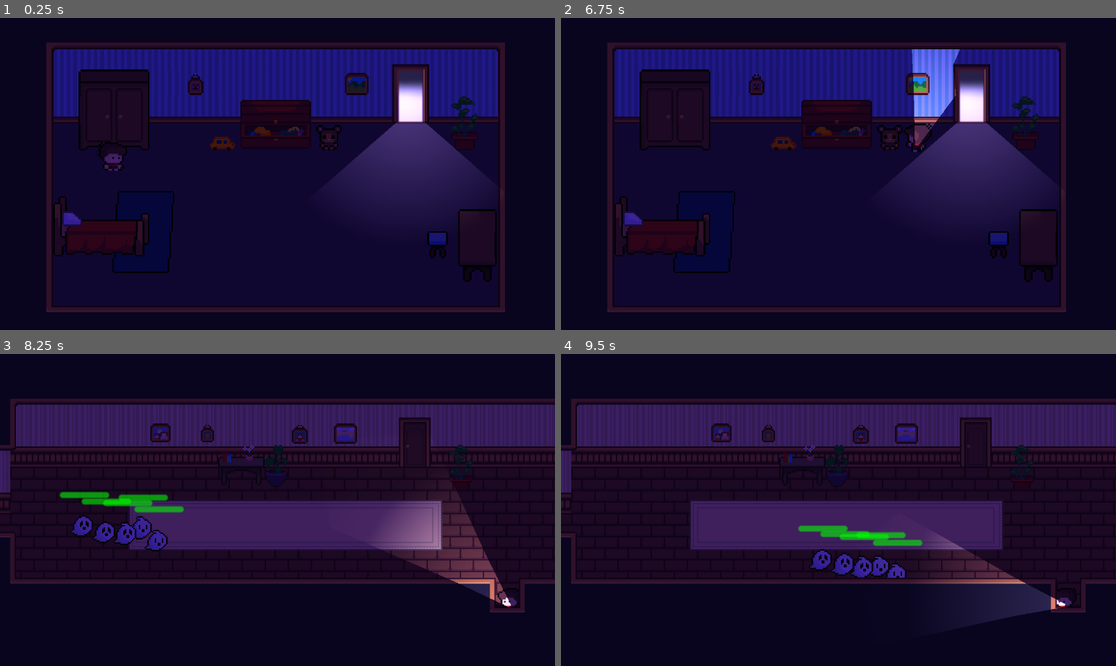
Above: before the commit, frames 1-4 (two rows, left to right).
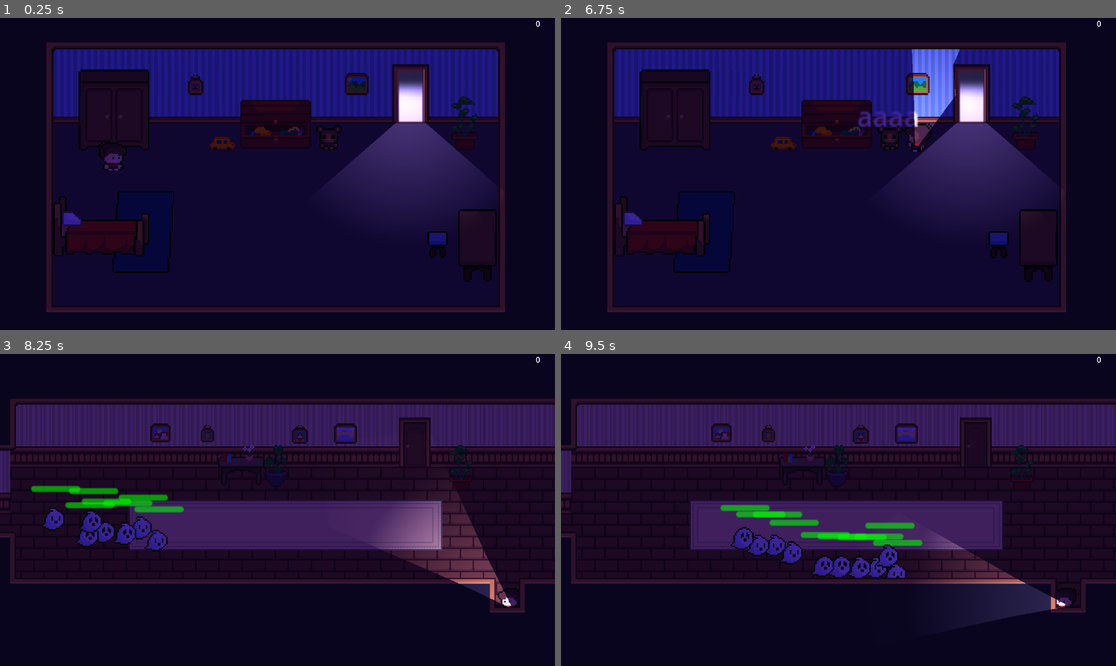
Above: after the commit, the same moments.

Repository: GabO-y/Game-Project_Comp.-Grafica
Game: Godot game, scene res://Cenas/House/House.tscn
The game is run twice, just before and just after one commit, with the same random seed, the same clock (stepped at 60 frames per second) and the same inputs.
Inputs (mouse positions are in pixels of both pictures, inside the frame that each line leads up to):
- Up to frame 1 (0.25 s): no input
- Up to frame 2 (6.75 s): tap Enter (ui_accept) at 0.5, 0.77, 1.52, 2.75, 3.02, 3.77, 4.52, 5.75, 6.02 s; move the mouse to (960, 158) at 0.52 s; hold Right (ui_right) 0.53-1.28 s; tap Space (dash) every 0.75 s from 0.6 to 6.6 s; move the mouse to (727, 189) at 1.27 s; hold Down (ui_down) 1.28-2.03 s; move the mouse to (894, 105) at 2.02 s; hold Right (ui_right) 2.03-2.78 s; move the mouse to (810, 236) at 2.77 s; hold Up (ui_up) 2.78-3.53 s; move the mouse to (1005, 220) at 3.52 s; hold Left (ui_left) 3.53-5.03 s; click (1005, 220) at 4.15 s; move the mouse to (672, 127) at 4.27 s; move the mouse to (866, 174) at 5.02 s; hold Down (ui_down) 5.03-5.78 s; move the mouse to (755, 96) at 5.77 s; hold Right (ui_right) 5.78-6.53 s; move the mouse to (960, 158) at 6.52 s; hold Up (ui_up) from 6.53 s (still down)
- Up to frame 3 (8.25 s): tap Enter (ui_accept) at 6.77, 7.52 s; move the mouse to (166, 525) at 7.27 s; release Up (ui_up) at 7.28 s; hold Right (ui_right) 7.28-8.03 s; tap Space (dash) at 7.35, 8.1 s; move the mouse to (333, 441) at 8.02 s; hold Down (ui_down) from 8.03 s (still down)
- Up to frame 4 (9.5 s): move the mouse to (810, 572) at 8.77 s; release Down (ui_down) at 8.78 s; hold Left (ui_left) from 8.78 s (still down); tap Space (dash) at 8.85 s; tap Enter (ui_accept) at 9.02 s

The runs differ from the first frame. In frame 1, less than 0.1% of the frame differs, in the area x 96-98%, y 0-3%; in frame 2, 0.4%; in frame 3, 1.2%; in frame 4, 2.9%, in the area x 28-98%, y 0-72%.

Commit message:
melhor organização e tratamento dos drops/items

Diff:
--- a/Cenas/Enemie/Spawner/enemy_spawaner.gd
+++ b/Cenas/Enemie/Spawner/enemy_spawaner.gd
@@ -23,6 +23,7 @@
 		#if ene.life <= 0:
 			#enemies.erase(ene)
 
+#	TODO: por um timer
 	if(time >= time_to_spawn && enemies_already_spawner < limit_spawn):
 		time = 0
 		enemies.append(spawanEmenie())
@@ -69,6 +70,7 @@
 
 	ene.enemy_die.connect(_free_enemy)
 	ene.enemy_die.connect(room._check_clear_by_ene_die)
+	ene.enemy_die.connect(room.manager.item_manager.try_drop)
 
 	add_child(ene)
 
--- a/Cenas/Enemie/enemy.gd
+++ b/Cenas/Enemie/enemy.gd
@@ -103,8 +103,6 @@
 
 	enemy_die.emit(self)
 
-	Globals.try_drop(body.global_position)
-
 	queue_free()
 
 func drop_logic():
@@ -115,8 +113,6 @@
 			#Globals.current_scene.add_child(item)
 			#item.global_position = global_position
 
-	print("asjkfhksdj")
-
 	var key = Globals.drop_key()
 
 	if key != null:
@@ -124,7 +120,6 @@
 		key.global_position = body.global_position
 	else:
 		Globals.generate_new_key.emit(null)
-
 
 func change_color_damage():
 	body.move_and_slide()
--- a/Cenas/House/House.tscn
+++ b/Cenas/House/House.tscn
@@ -1,13 +1,18 @@
-[gd_scene load_steps=5 format=3 uid="uid://cxexjlkqbs61u"]
+[gd_scene load_steps=7 format=3 uid="uid://cxexjlkqbs61u"]
 
 [ext_resource type="Script" uid="uid://c3svmxorsnj3i" path="res://Cenas/House/house.gd" id="1_rmjq6"]
 [ext_resource type="PackedScene" uid="uid://clp3coh5mf60x" path="res://Cenas/Player/Player.tscn" id="2_iqu7b"]
 [ext_resource type="PackedScene" uid="uid://b0ntae4uqgnun" path="res://Cenas/Rooms/RoomManager/RoomManager.tscn" id="4_6pdaa"]
 [ext_resource type="PackedScene" uid="uid://oapef3dqlad" path="res://Cenas/Menus/GameOver/TransactionScene.tscn" id="4_rmjq6"]
+[ext_resource type="PackedScene" uid="uid://bb4ttu771sbb6" path="res://Cenas/Interfaces/Chest/ChestMenu.tscn" id="5_iqu7b"]
 
-[node name="House" type="Node2D" node_paths=PackedStringArray("room_manager")]
+[sub_resource type="CircleShape2D" id="CircleShape2D_iqu7b"]
+
+[node name="House" type="Node2D" node_paths=PackedStringArray("player", "room_manager", "transiontion_scene")]
 script = ExtResource("1_rmjq6")
+player = NodePath("Player")
 room_manager = NodePath("RoomManager")
+transiontion_scene = NodePath("TransitionScene")
 
 [node name="RoomManager" parent="." instance=ExtResource("4_6pdaa")]
 position = Vector2(0, -2)
@@ -17,3 +22,23 @@
 
 [node name="TransitionScene" parent="." instance=ExtResource("4_rmjq6")]
 position = Vector2(-111, -80)
+
+[node name="ChestMenuInterativa" type="Node2D" parent="."]
+
+[node name="BearArea" type="Area2D" parent="ChestMenuInterativa"]
+position = Vector2(183, 72)
+
+[node name="CollisionShape2D" type="CollisionShape2D" parent="ChestMenuInterativa/BearArea"]
+shape = SubResource("CircleShape2D_iqu7b")
+
+[node name="MenuPopUp" type="Label" parent="ChestMenuInterativa"]
+offset_left = 164.0
+offset_top = 46.0
+offset_right = 204.0
+offset_bottom = 69.0
+text = "aaaa"
+metadata/_edit_use_anchors_ = true
+
+[node name="ChestMenu" parent="ChestMenuInterativa" node_paths=PackedStringArray("popup", "area") instance=ExtResource("5_iqu7b")]
+popup = NodePath("../MenuPopUp")
+area = NodePath("../BearArea")
--- a/Cenas/House/house.gd
+++ b/Cenas/House/house.gd
@@ -1,24 +1,18 @@
 extends Node2D
 
-@onready var player := $Player
-@onready var enemies: Array[Enemy]
-
-@onready var transaction_scene := $TransitionScene
-
+@export var player: Player
 @export var room_manager: RoomManager
+@export var transiontion_scene: TransitionScene
 
 func _ready() -> void:
-
 	room_manager.set_initial_room("SafeRoom")
-
 	Globals.player = player
 
+	room_manager.changed_room.connect(active_menu)
 
-func _physics_process(delta: float) -> void:
-	pass
-	#for room in room_manager.rooms:
-		#room = room as Room
-		#if room.name == "BossGhostRoom":
-			#for la in room.layers:
-				#la = la as TileMapLayer
-				#print(la.tile_set.get_physics_layer_collision_mask(0))
+# Como o canvasLayer tem que tá na cena main, é ele ativa e desativa o chestMenu
+# basedo no sinal que o room_manager tem, vendo se é o saferoom
+func active_menu():
+	var is_safe_room = room_manager.current_room.name == "SafeRoom"
+	$ChestMenuInterativa/ChestMenu.set_process(is_safe_room)
+	$ChestMenuInterativa.visible = is_safe_room
--- a/Cenas/Interfaces/Chest/chest_item.gd
+++ b/Cenas/Interfaces/Chest/chest_item.gd
@@ -20,12 +20,9 @@
 	item.item_name = item_name
 	item.price = price
 
-	print(item.accept_button)
-
 	item.accept_button.icon = icon
 
 	return item
-
 
 func _ready() -> void:
 	label_name.text = item_name
--- a/Cenas/Interfaces/Chest/chest_menu.gd
+++ b/Cenas/Interfaces/Chest/chest_menu.gd
@@ -94,6 +94,10 @@
 
 func show_menu():
 	if !menu: return
+
+	Globals.player.hud.visible = false
+	update_label_coins()
+
 	get_tree().paused = true
 	set_visible_menu(true)
 	menu.process_mode = Node.PROCESS_MODE_ALWAYS
@@ -102,6 +106,10 @@
 
 func hide_menu():
 	if !menu: return
+
+	if Globals.player:
+		Globals.player.hud.visible = true
+
 	get_tree().paused = false
 	set_visible_menu(false)
 	menu.process_mode = Node.PROCESS_MODE_INHERIT
@@ -138,6 +146,8 @@
 		hide_menu()
 
 func _buy_item(item: ChestItem):
+	Globals.player.coins -= item.price
+	update_label_coins()
 	item.queue_free()
 
 func _insuffient_coisn():
@@ -193,3 +203,7 @@
 
 func _on_power_ups_pressed() -> void:
 	tabCont.current_tab = 1
+
+func update_label_coins():
+	Globals.player.update_label_coins()
+	coins_label.text = str(Globals.player.coins)
--- /dev/null
+++ b/Cenas/Item/Item.tscn
@@ -0,0 +1,17 @@
+[gd_scene load_steps=3 format=3 uid="uid://dhr4yauog3de"]
+
+[ext_resource type="Script" uid="uid://beu2v85bs2cra" path="res://Cenas/Item/item.gd" id="1_s8mx0"]
+
+[sub_resource type="CircleShape2D" id="CircleShape2D_lon0t"]
+radius = 2.0
+
+[node name="Item" type="Node2D" node_paths=PackedStringArray("area")]
+script = ExtResource("1_s8mx0")
+area = NodePath("Area2D")
+
+[node name="Area2D" type="Area2D" parent="."]
+
+[node name="CollisionShape2D" type="CollisionShape2D" parent="Area2D"]
+shape = SubResource("CircleShape2D_lon0t")
+
+[connection signal="body_entered" from="Area2D" to="." method="_on_player_body_entered"]
--- /dev/null
+++ b/Cenas/Item/ItemManeger/ItemManeger.tscn
@@ -0,0 +1,10 @@
+[gd_scene load_steps=2 format=3 uid="uid://go8o3056gd8o"]
+
+[ext_resource type="Script" uid="uid://dls5rh7a8wod1" path="res://Cenas/Item/ItemManeger/item_maneger.gd" id="1_iceqi"]
+
+[node name="ItemManeger" type="Node2D" node_paths=PackedStringArray("items_node")]
+process_priority = 1
+script = ExtResource("1_iceqi")
+items_node = NodePath("Items")
+
+[node name="Items" type="Node2D" parent="."]
--- /dev/null
+++ b/Cenas/Item/ItemManeger/item_maneger.gd
@@ -0,0 +1,112 @@
+extends Node2D
+
+class_name ItemManager
+
+@export var room_manager: RoomManager
+# É para armazenar todos os items dropados numa sala
+@export var items_node: Node2D
+
+enum item_type {COIN}
+
+#var drops = {
+	#"comum": {"chance" : 0.5, "item": [
+		#"heart",
+		#"coin"
+	#]},
+	#"rare": {"chance": 0.7, "item": [
+		#"power"
+	#]}
+#}
+
+var drops = {
+	"comum": {"chance" : 0.0, "item": [
+		"coin"
+	]}
+}
+
+func _ready() -> void:
+
+	if room_manager == null:
+		push_error("ROOM MANAGER CAN'T BE NULL: ", get_path())
+		get_tree().quit()
+		return
+
+	process_mode = Node.PROCESS_MODE_ALWAYS
+
+static func create_item(item_name: String, pos: Vector2) -> Item:
+
+	var item: Item
+
+	match item_name:
+		"coin":  item = create_coin(pos)
+
+	return item
+
+static func create_coin(pos: Vector2) -> Item:
+	var item = load("res://Cenas/Item/Item.tscn").instantiate() as Item
+
+	item.global_position = pos
+	item.type = item_type.COIN
+
+	var spr = Sprite2D.new()
+	spr.texture = load("res://Assets/Objects/Coins/coin_test.png")
+
+	item.add_child(spr)
+	spr.global_position = pos
+
+	return item
+
+# Tenta dropar baseado no sinal que o inimigo emite quando morre
+func try_drop(ene: Enemy):
+
+	var pos = ene.body.global_position
+	var p = randf()
+
+	var item: String = ""
+
+	for i in drops.keys():
+		if p > drops[i]["chance"]:
+			item = drops[i]["item"].pick_random()
+
+	if not item.is_empty():
+		drop(item, pos)
+
+func drop(item: String, pos: Vector2):
+	var i = create_item(item, pos)
+
+	i.manager = self
+	i.collected.connect(_collect_item)
+
+	items_node.add_child(i)
+
+	# Caso vc consiga matar os monstros rapido o suficiente,
+	# há chance do sinal que é emitido para verificar se
+	# a sala atual está limpa, sejá associonado, antes do
+	# item entrar na cena, ai ele não percegue, ent verifaca aqui tbm
+	if room_manager.current_room.get_is_clear():
+		i.start_chase_player()
+
+# Fiz no caso do player trocar de sala, mas nem todos os items foram coletados
+# É ativado com "changed_room" do RoomManager
+func get_all_items():
+
+	items_node.visible = false
+
+	for item in items_node.get_children():
+		item.collected.emit(item)
+
+	items_node.visible = true
+# Chamado no Room
+func make_items_chase_player():
+	for item in items_node.get_children():
+		item = item as Item
+		item.start_chase_player()
+
+func _collect_item(item: Item):
+
+	match item.type:
+		item_type.COIN:
+			Globals.player.coins += 1
+			Globals.player.update_label_coins()
+
+	item.queue_free()
--- /dev/null
+++ b/Cenas/Item/item.gd
@@ -0,0 +1,49 @@
+extends Node2D
+
+class_name Item
+
+@export var sprite: Sprite2D
+@export var area: Area2D
+@export var manager: ItemManager
+
+var dist = 1
+var type
+
+var is_to_chase_player = false
+
+func _ready() -> void:
+
+	area.collision_mask = Globals.layers["player"]
+
+	z_index = 100
+	process_mode = Node.PROCESS_MODE_ALWAYS
+
+
+func _process(delta: float) -> void:
+	if is_to_chase_player:
+		chase_player()
+
+func chase_player():
+
+	var dir = global_position.direction_to(Globals.player_pos).normalized()
+
+	if global_position.distance_to(Globals.player_pos) < dist:
+		dir = Vector2.ZERO
+
+	position += dir * 3
+
+func start_chase_player():
+#   Sopostamente a logica de fazer uma curva antes de ir pro player, dps ir pro player
+
+	is_to_chase_player = true
+
+	print("start_chase_player: Item, precisa terminar")
+	pass
+
+func _on_player_body_entered(body: Node2D) -> void:
+	var player = body.get_parent() as Player
+	if player == null: return
+
+	collected.emit(self)
+
+signal collected(item: Item)
--- a/Cenas/LightArmor/Lantern/Lantern.tscn
+++ b/Cenas/LightArmor/Lantern/Lantern.tscn
@@ -19,6 +19,7 @@
 light_mask = 3
 visibility_layer = 3
 script = ExtResource("1_ix4eb")
+damage = 100
 area = NodePath("Light")
 
 [node name="Light" type="Area2D" parent="."]
--- a/Cenas/LightArmor/Lantern/lantern.gd
+++ b/Cenas/LightArmor/Lantern/lantern.gd
@@ -8,7 +8,6 @@
 
 func _ready() -> void:
 
-	damage = 2
 	energie = 10000
 
 	area.body_entered.connect(_ene_join_light)
--- a/Cenas/Menus/GameOver/transaction_scene.gd
+++ b/Cenas/Menus/GameOver/transaction_scene.gd
@@ -1,6 +1,9 @@
 extends Node2D
 
+class_name TransitionScene
+
 @onready var game_over_anim := $GameOver/AnimationPlayer
+
 
 func _finish_round(player: Player):
 
--- a/Cenas/Objects/Item.tscn
+++ /dev/null
@@ -1,6 +0,0 @@
-[gd_scene load_steps=2 format=3 uid="uid://dhr4yauog3de"]
-
-[ext_resource type="Script" uid="uid://beu2v85bs2cra" path="res://Cenas/Objects/item.gd" id="1_s8mx0"]
-
-[node name="Item" type="Node2D"]
-script = ExtResource("1_s8mx0")
--- a/Cenas/Objects/item.gd
+++ /dev/null
@@ -1,48 +0,0 @@
-extends Node2D
-
-class_name Item
-
-@export var sprite: Sprite2D
-@export var area: Area2D
-var player: Player
-var is_to_chase_player = false
-
-func _ready() -> void:
-	player = Globals.player
-	z_index = 100
-	z_as_relative = false
-	process_mode = Node.PROCESS_MODE_ALWAYS
-
-func _process(delta: float) -> void:
-	if is_to_chase_player:
-		chase_player()
-
-func chase_player():
-
-	var dir = global_position.direction_to(Globals.player_pos).normalized()
-
-	if global_position.distance_to(Globals.player_pos) < 10:
-		dir = Vector2.ZERO
-
-	position += dir * 3
-
-static func create_item(item_name: String, pos: Vector2) -> Item:
-
-	var item: Item
-
-	match item_name:
-		"coin":  item = create_coin(pos)
-
-	return item
-
-static func create_coin(pos: Vector2) -> Item:
-	var h = load("res://Cenas/Objects/Item.tscn").instantiate() as Item
-	h.global_position = pos
-
-	var spr = Sprite2D.new()
-	spr.texture = load("res://Assets/Objects/Coins/coin_test.png")
-
-	h.add_child(spr)
-	spr.global_position = pos
-
-	return h
--- a/Cenas/Player/Player.tscn
+++ b/Cenas/Player/Player.tscn
@@ -244,7 +244,7 @@
 
 [sub_resource type="CircleShape2D" id="CircleShape2D_yjlpd"]
 
-[node name="Player" type="Node2D" node_paths=PackedStringArray("armor", "body", "anim", "hit_area") groups=["player"]]
+[node name="Player" type="Node2D" node_paths=PackedStringArray("armor", "body", "anim", "hit_area", "hud", "label_coins") groups=["player"]]
 modulate = Color(1, 0.992157, 1, 1)
 script = ExtResource("1_yjlpd")
 armor = NodePath("Lantern")
@@ -252,6 +252,8 @@
 body = NodePath("CharacterBody2D")
 anim = NodePath("CharacterBody2D/AnimatedSprite2D")
 hit_area = NodePath("CharacterBody2D/HitArea")
+hud = NodePath("Hud")
+label_coins = NodePath("Hud/Coins")
 life = 1
 
 [node name="CharacterBody2D" type="CharacterBody2D" parent="." groups=["player"]]
@@ -288,4 +290,14 @@
 
 [node name="Lantern" parent="." instance=ExtResource("4_5akqg")]
 
+[node name="Hud" type="CanvasLayer" parent="."]
+
+[node name="Coins" type="Label" parent="Hud"]
+anchors_preset = 1
+anchor_left = 1.0
+anchor_right = 1.0
+offset_left = -40.0
+offset_bottom = 23.0
+grow_horizontal = 0
+
 [connection signal="body_entered" from="CharacterBody2D/HitArea" to="." method="_on_hit_area_body_entered"]
--- a/Cenas/Player/player.gd
+++ b/Cenas/Player/player.gd
@@ -9,6 +9,8 @@
 @export var hit_area: Area2D
 @export var knockback_anim: AnimationPlayer
 @export var coins: int = 0
+@export var hud: CanvasLayer
+@export var label_coins: Label
 
 var original_modulate = self.modulate
 var modulate_timer = 0
@@ -19,8 +21,6 @@
 var is_invencible = false
 var invencible_duration = 1.2
 var invencible_timer = 0
-
-var items: Array[Item]
 
 var input_vector
 
@@ -62,6 +62,8 @@
 
 	body.collision_mask |= Globals.layers["wall_current_room"]
 
+	update_label_coins()
+
 func _process(delta: float) -> void:
 
 	$CharacterBody2D/Label.text = str(hearts)
@@ -282,6 +284,9 @@
 	if hit_kill:
 		ene.take_damage(ene.life)
 
+func update_label_coins():
+	label_coins.text = str(coins)
+
 signal player_die(player: Player)
 
 signal get_new_key(key: Key)
--- a/Cenas/Rooms/HallWay1/Hallway1.tscn
+++ b/Cenas/Rooms/HallWay1/Hallway1.tscn
@@ -89,6 +89,7 @@
 [node name="EnemieSpawaner" parent="Spawners" instance=ExtResource("10_8pbou")]
 position = Vector2(-4, 114)
 type_enemie = ExtResource("11_8pbou")
+limit_spawn = 10
 
 [node name="Camera2D" type="Camera2D" parent="."]
 position = Vector2(153, 109)
--- a/Cenas/Rooms/RoomManager/RoomManager.tscn
+++ b/Cenas/Rooms/RoomManager/RoomManager.tscn
@@ -1,14 +1,16 @@
-[gd_scene load_steps=6 format=3 uid="uid://b0ntae4uqgnun"]
+[gd_scene load_steps=7 format=3 uid="uid://b0ntae4uqgnun"]
 
 [ext_resource type="Script" uid="uid://dfmjhfvr5f5kx" path="res://Cenas/Rooms/RoomManager/room_manager.gd" id="1_n2tco"]
 [ext_resource type="PackedScene" uid="uid://cirgr2k7g1tgi" path="res://Cenas/Rooms/SafeRoom/SafeRoom.tscn" id="2_rqem0"]
 [ext_resource type="PackedScene" uid="uid://map" path="res://Cenas/Rooms/HallWay1/Hallway1.tscn" id="5_0t272"]
 [ext_resource type="PackedScene" uid="uid://dfbt2q3vq6op5" path="res://Cenas/Rooms/Hall/Hall.tscn" id="5_ow6w0"]
+[ext_resource type="PackedScene" uid="uid://go8o3056gd8o" path="res://Cenas/Item/ItemManeger/ItemManeger.tscn" id="6_0t272"]
 [ext_resource type="PackedScene" uid="uid://bd7aqvuxmuu4r" path="res://Cenas/Rooms/BossGhostRoom/BossGhostRoom.tscn" id="6_ow6w0"]
 
-[node name="RoomManager" type="Node2D" node_paths=PackedStringArray("roomsNode")]
+[node name="RoomManager" type="Node2D" node_paths=PackedStringArray("roomsNode", "item_manager")]
 script = ExtResource("1_n2tco")
 roomsNode = NodePath("Rooms")
+item_manager = NodePath("ItemManeger")
 metadata/_edit_vertical_guides_ = [-149.0, -529.0]
 metadata/_edit_horizontal_guides_ = [135.0]
 
@@ -28,3 +30,6 @@
 
 [node name="BossGhostRoom" parent="Rooms" instance=ExtResource("6_ow6w0")]
 visible = false
+
+[node name="ItemManeger" parent="." node_paths=PackedStringArray("room_manager") instance=ExtResource("6_0t272")]
+room_manager = NodePath("..")
--- a/Cenas/Rooms/RoomManager/room_manager.gd
+++ b/Cenas/Rooms/RoomManager/room_manager.gd
@@ -4,6 +4,7 @@
 var rooms: Array[Room]
 
 @export var roomsNode: Node2D
+@export var item_manager: ItemManager
 
 var current_room: Room
 
@@ -16,6 +17,8 @@
 			room.add_to_group("rooms")
 			room.desable()
 			rooms.append(room)
+
+			room.manager = self
 
 			for door in room.doors:
 				door = door as Door
@@ -34,6 +37,10 @@
 	return doors
 
 func _change_room(goTo):
+
+#	Para o caso do player mudar de sala,
+#   mas ainda haver items que não foram coletados
+	item_manager.get_all_items()
 
 	current_room.desable()
 	var room_name = current_room.name
@@ -129,7 +136,7 @@
 	print("room: ", room_name, " not found")
 
 func is_clean_room() -> bool:
-	return Globals.current_room.is_clean()
+	return current_room.get_is_clear()
 
 func _unlock_doors(key: Key):
 
--- a/Cenas/Rooms/room.gd
+++ b/Cenas/Rooms/room.gd
@@ -9,6 +9,7 @@
 @export var doors: Array[Door]
 @export var camera: Camera2D
 @export var layer_node: Node2D
+@export var manager: RoomManager
 
 var layers: Array[TileMapLayer]
 
@@ -17,7 +18,6 @@
 var already_drop_key = false
 
 func _ready() -> void:
-
 	for child in get_children():
 
 		if child is Camera2D:
@@ -54,7 +54,6 @@
 	_check_clear()
 
 func switch_process(mode: bool):
-
 	visible = mode
 
 	if camera: camera.enabled = mode
@@ -86,18 +85,14 @@
 	if mode:
 		_update_doors()
 
-func _items_go_player():
-	for item in get_children():
-		if item is Item:
-			item.is_to_chase_player = true
-
 func _update_doors():
 	for door in doors:
 		door.set_active(!door.is_locked and finish)
 
+# Para todos os efeitos que devem acontecer quando um quarto é finalizado
 func _clear_effects():
-	_items_go_player()
 	_update_doors()
+	manager.item_manager.make_items_chase_player()
 
 func get_door(door_name: String) -> Door:
 	for door in doors:
@@ -105,18 +100,28 @@
 			return door
 	return null
 
+# Como o sinal da morte de um inmigo precisa de um parametro
+# Ent fiz esse pra funcionar, mas é o msm que o "_check_clear"
 func _check_clear_by_ene_die(ene):
 	_check_clear()
+
+func get_is_clear():
+	if not is_clear:
+		_check_clear()
+	return is_clear
 
 func _check_clear():
 
 	for spawn in spaweners:
-		print(spawn.enemies)
-		if not spawn.is_clean(): return
+		if not spawn.is_clean():
+			is_clear = false
+			finish = false
+			return
 
+	is_clear = true
 	finish = true
 	_clear_effects()
 	clear.emit()
 
-
+# fazendo a parte de items, quando sala limpa, item segue player
 signal clear
--- a/globals.gd
+++ b/globals.gd
@@ -31,21 +31,7 @@
 	"no_collision_wall": 1 << 7
 }
 
-#var drops = {
-	#"comum": {"chance" : 0.5, "item": [
-		#"heart",
-		#"coin"
-	#]},
-	#"rare": {"chance": 0.7, "item": [
-		#"power"
-	#]}
-#}
 
-var drops = {
-	"comum": {"chance" : 0.0, "item": [
-		"coin"
-	]}
-}
 
 var ene_in_crash_attack: Array[Enemy]
 var special_ghost_collision = 2
@@ -198,21 +184,6 @@
 
 	return curve
 
-func try_drop(pos: Vector2):
-	var p = randf()
-
-	var item: String = ""
-
-	for i in drops.keys():
-		if p > drops[i]["chance"]:
-			item = drops[i]["item"].pick_random()
-
-	if not item.is_empty():
-		drop(item, pos)
-
-func drop(item: String, pos: Vector2):
-	var i = Item.create_item(item, pos)
-	add_child(i)
 
 #Usando no room_manager, para quando gerado uma chave, ele desbloquei as portas
 #Esse sinal é emitido pelo player, para emitir so quando a animação de pegar a
Not shown, added: Cenas/Item/ItemManeger/item_maneger.gd.uid
Renamed: Cenas/Objects/item.gd.uid -> Cenas/Item/item.gd.uid
